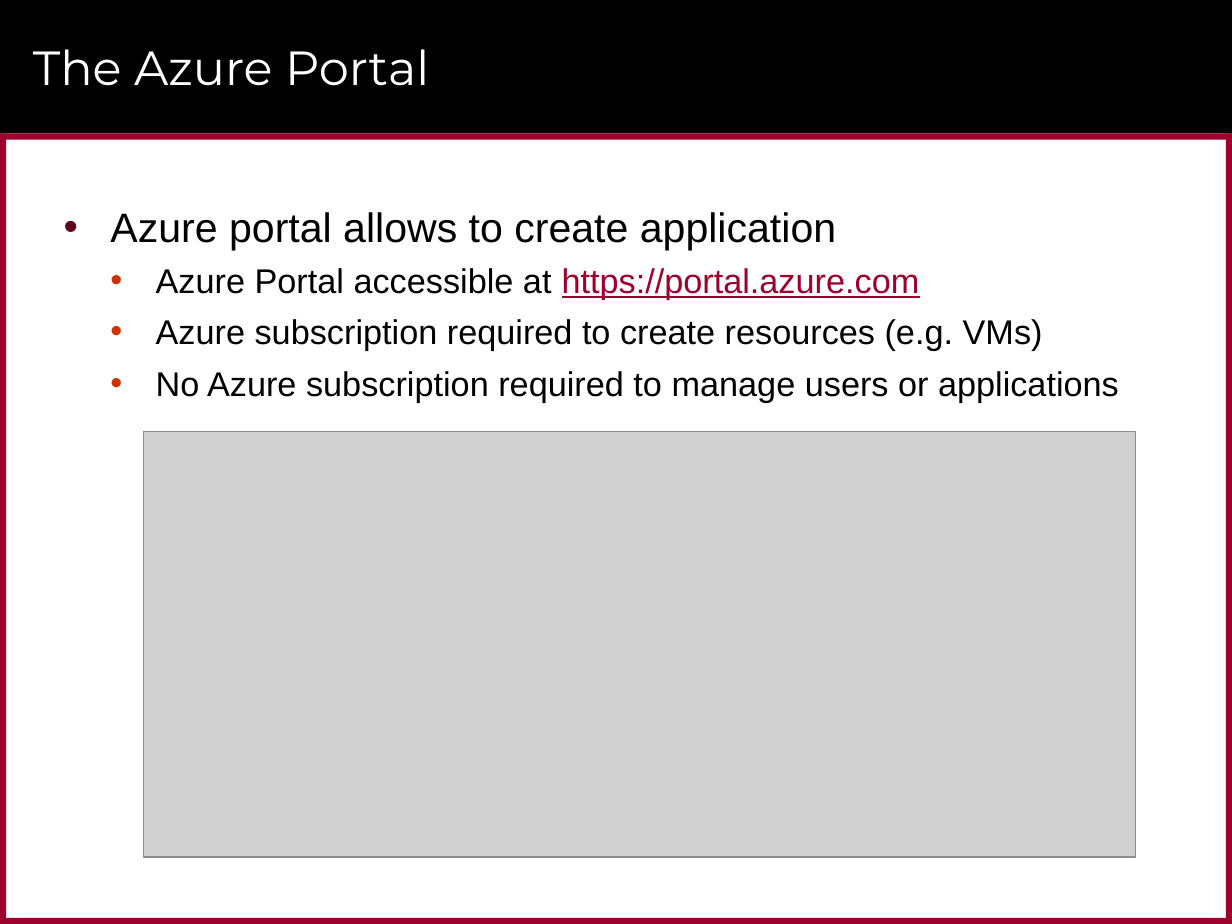
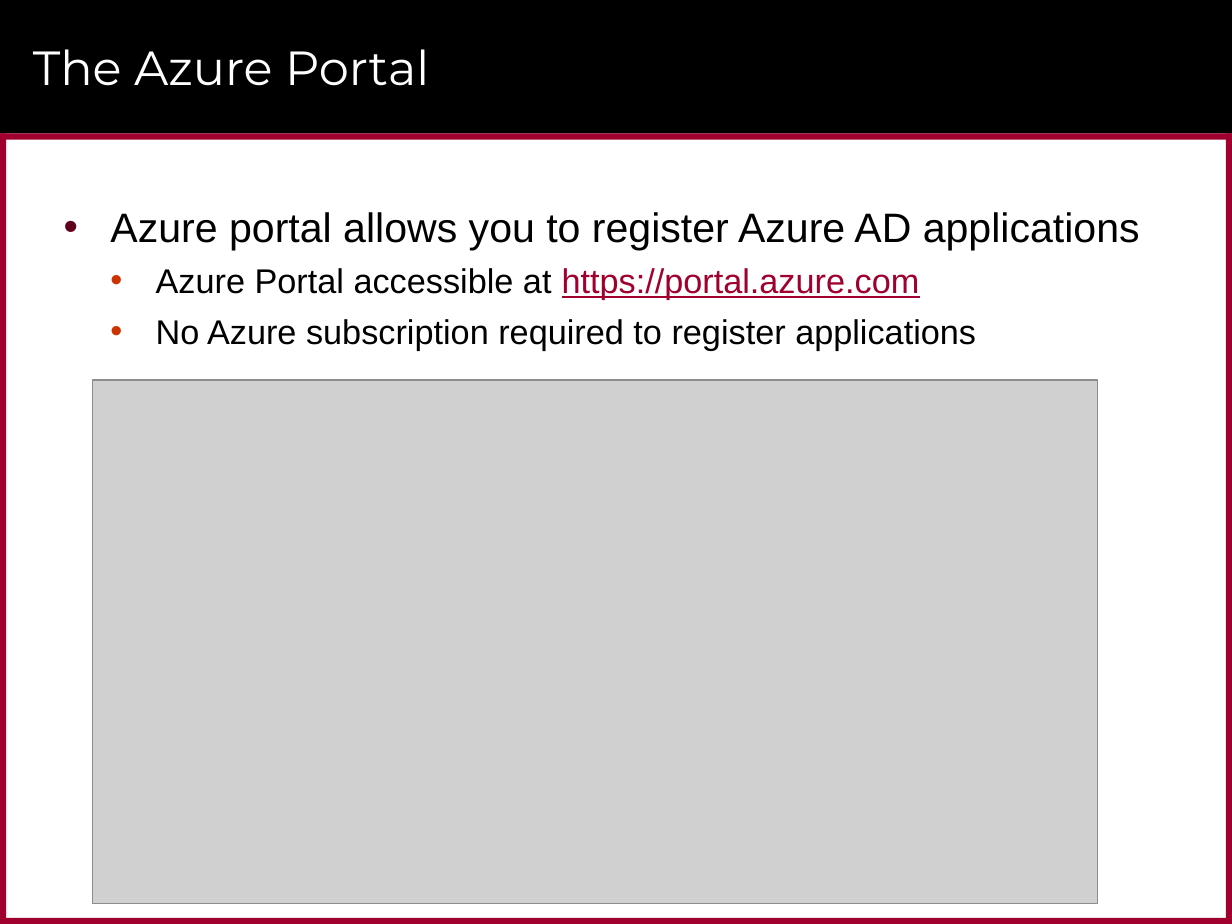
Before and after one commit to CriticalPathTraining/MSD365_Courseware, a slide deck: slide 9 of 07 AzureActiveDirectory.pptx (slide 14 before the commit). Drawn at 1232x924 pixels with LibreOffice and Linux fonts; fonts in the diff are those of the drawing; grey boxes stand for pictures; background and template pictures are left out. Boxes give left, top, right and bottom in pixels: in the first picture for what was removed or moved away, otherwise in the second. Text is boxed around its words. In the diff, an @@ line names an element or a change of style, - is before the commit and + after.

```diff
--- a/07 AzureActiveDirectory.pptx
+++ b/07 AzureActiveDirectory.pptx
@@ text at <box>110,212,1140,250</box>: text changed @@
-• Azure portal allows to create application
+• Azure portal allows you to register Azure AD applications
@@ text at <box>156,319,976,351</box>: text changed @@
-  • Azure subscription required to create resources (e.g. VMs)
-  • No Azure subscription required to manage users or applications
+  • No Azure subscription required to register applications
@@ picture: place and size @@
-picture at <box>144,431,1136,857</box>
+picture at <box>92,379,1098,903</box>
```
Also in this commit, not shown: 15 other slides changed, 22 slides added, 15 slides removed, 15 other files.
